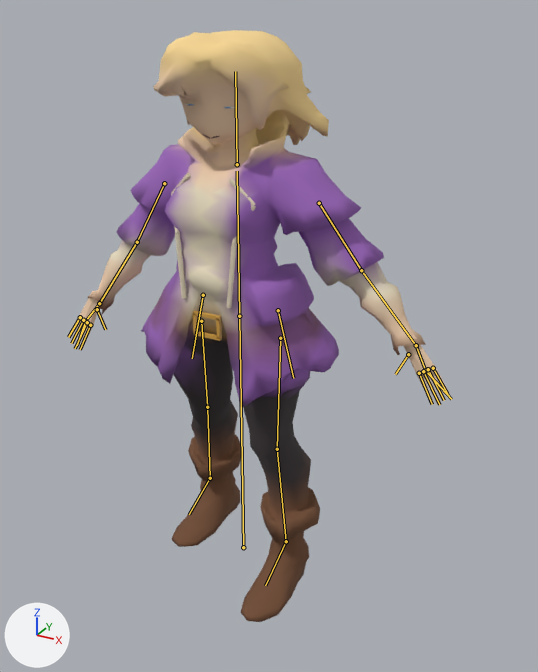
Renders of the Blender file assets/source/female/lia_rigged.blend from each side of a commit.
Rendered twice from a camera (50 mm lens) standing at (1.244, -2.052, 1.972) and looking at (0.102, 0.024, 0.934). The lights are fixed; the arrows at lower left show +X, +Y and +Z. The first picture is the older version. Both versions are drawn at frame 19 of the action 'walk'; the numbers are the values there. The bones that bend it are drawn over the model as lines.

Objects in the first picture: 'BuckleGold', 'BuckleGold.001', 'BuckleGold.002', 'BuckleGold.003', 'CreamPiping', 'CreamPiping.001', 'CreamPiping.002', 'CreamPiping.003', 'CreamPiping.004', 'CreamPiping.005', 'DetailedHandLeft', 'DetailedHandRight', 'LiaBody', 'SmileLine'.
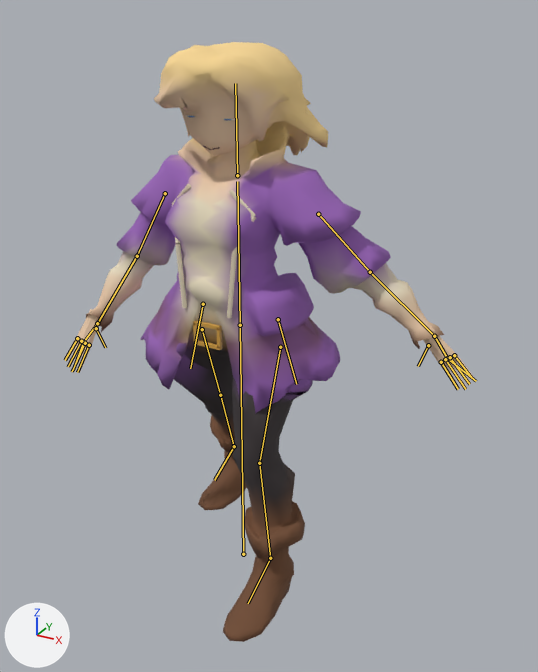
Where the change shows, as pixel boxes [x1, y1, x2, y2] in the pictures (538 x 672 px):
'LiaBody', posed
    before: [88, 30, 426, 622]
    after: [86, 42, 444, 642]
'DetailedHandLeft', posed (11% shorter)
    before: [394, 335, 449, 406]
    after: [417, 327, 474, 390]
'DetailedHandRight', posed (7% wider, 7% taller)
    before: [68, 291, 107, 351]
    after: [64, 309, 106, 373]
'CreamPiping.005', posed
    before: [227, 242, 237, 308]
    after: [227, 253, 237, 318]
'CreamPiping.002', posed
    before: [175, 233, 187, 299]
    after: [175, 244, 187, 308]
'CreamPiping.001', posed
    before: [171, 193, 180, 233]
    after: [172, 204, 180, 244]
bone 'Root', root to tip
    before: (243, 547) to (239, 316)
    after: (243, 554) to (240, 325)
bone 'ArmLeft', root to tip
    before: (319, 203) to (361, 270)
    after: (318, 214) to (370, 272)
bone 'ArmRight', root to tip
    before: (164, 183) to (137, 242)
    after: (165, 193) to (137, 256)
bone 'LegLeft', root to tip
    before: (280, 338) to (277, 449)
    after: (280, 347) to (259, 463)
bone 'ShinLeft', root to tip
    before: (277, 449) to (286, 541)
    after: (259, 463) to (270, 558)
bone 'LegRight', root to tip
    before: (201, 321) to (207, 407)
    after: (202, 329) to (220, 395)
bone 'FootRight', root to tip
    before: (210, 478) to (189, 514)
    after: (234, 446) to (214, 480)
bone 'CoatLeft', root to tip
    before: (278, 310) to (293, 378)
    after: (278, 319) to (296, 384)
bone 'CoatRight', root to tip
    before: (203, 295) to (192, 358)
    after: (203, 304) to (190, 368)

What the commit changed:
Bone 'Root' (bone_root) moves from (0.0, -0.003, 0.0) to (0.0, -0.037, 0.0).
Bone 'ArmLeft' (bone_armleft) turns from (6, 0, 0) to (17, 0, 0) degrees about its own x, y and z.
Bone 'ArmRight' (bone_armright) turns from (-6, 0, 0) to (-17, 0, 0) degrees about its own x, y and z.
Bone 'LegLeft' (bone_legleft) turns from (-10, 0, 0) to (-26, 0, 0) degrees about its own x, y and z.
Bone 'ShinLeft' (bone_shinleft) turns from (10, 0, 0) to (26, 0, 0) degrees about its own x, y and z.
Bone 'LegRight' (bone_legright) turns from (10, 0, 0) to (26, 0, 0) degrees about its own x, y and z.
Bone 'FootRight' (bone_footright) turns from (-10, 0, -1) to (-26, 0, -3) degrees about its own x, y and z.
Bone 'CoatLeft' (bone_coatleft) turns from (4, 0, 0) to (8, 0, 0) degrees about its own x, y and z.
Bone 'CoatRight' (bone_coatright) turns from (-4, 0, 0) to (-8, 0, 0) degrees about its own x, y and z.
